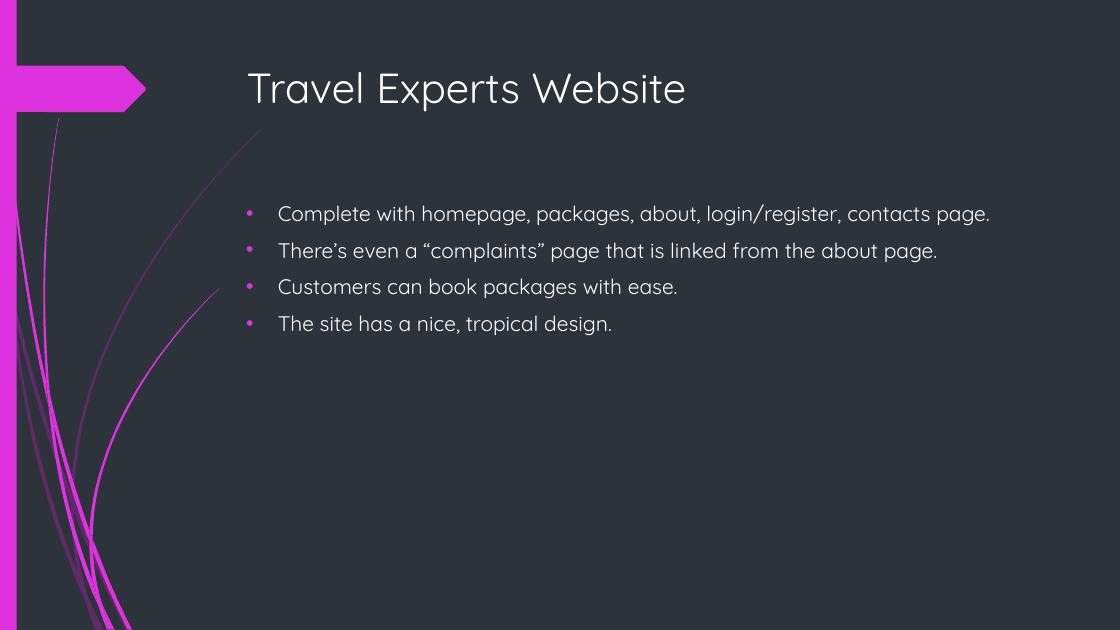
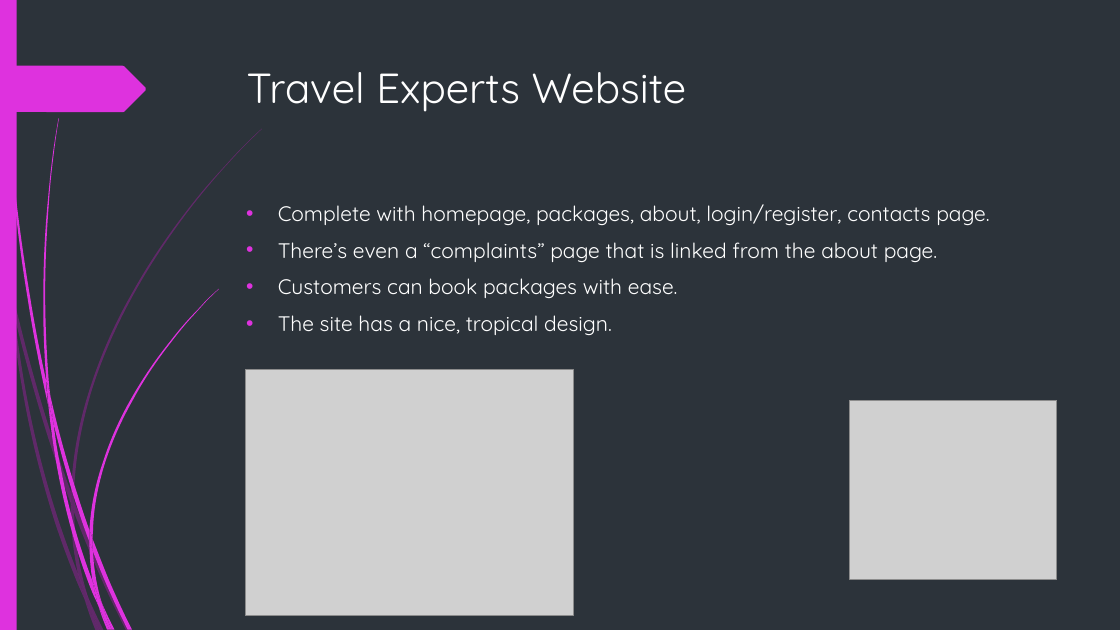
Before and after one commit to RoyalBis/OOSD-PROJ2-TEAM5, a slide deck: slide 5 of OOSD_Project2_Team5_Presentation.pptx. Drawn at 1120x630 pixels with LibreOffice and Linux fonts; fonts in the diff are those of the drawing; grey boxes stand for pictures. Boxes give left, top, right and bottom in pixels: in the first picture for what was removed or moved away, otherwise in the second. Text is boxed around its words. In the diff, an @@ line names an element or a change of style, - is before the commit and + after.

Commit message:
FAIRY GOD PARENTS!

```diff
--- a/OOSD_Project2_Team5_Presentation.pptx
+++ b/OOSD_Project2_Team5_Presentation.pptx
@@ picture added at (245, 370, 574, 616) @@
@@ picture added at (850, 400, 1057, 579) @@
```
